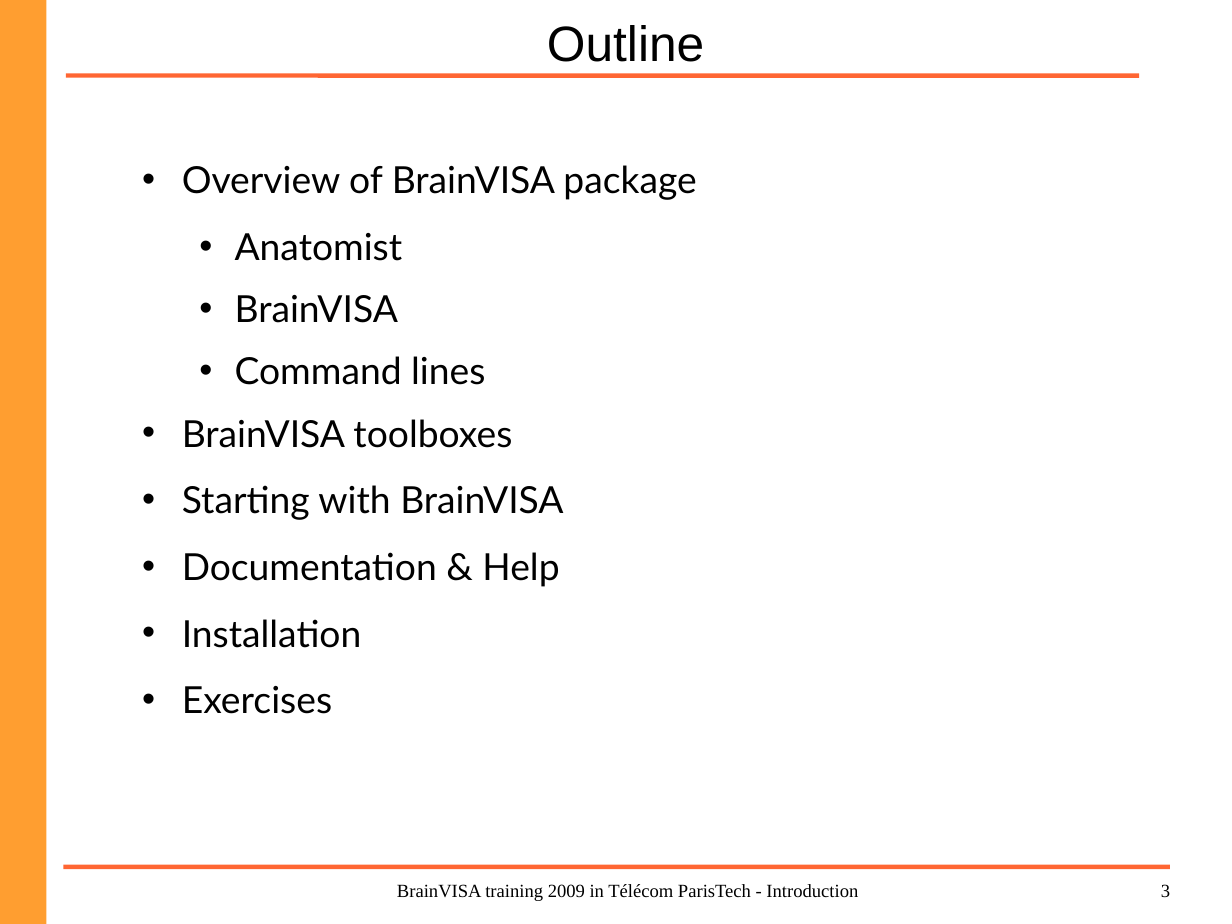
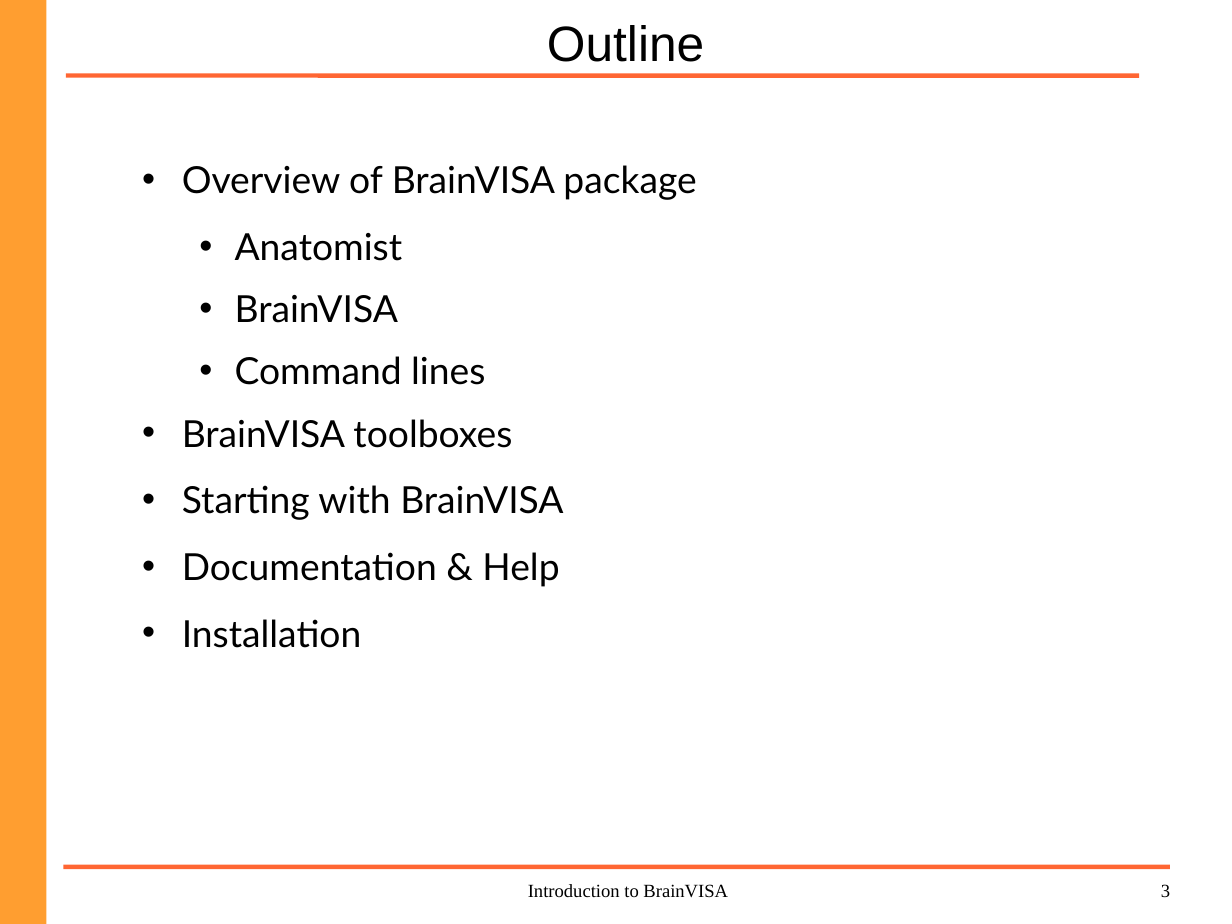
Before and after one commit to brainvisa/axon, a slide deck: slide 3 of doc/intro_bv.odp. Drawn at 1232x924 pixels with LibreOffice and Linux fonts; fonts in the diff are those of the drawing; background and template pictures are left out. Boxes give left, top, right and bottom in pixels: in the first picture for what was removed or moved away, otherwise in the second. Text is boxed around its words. In the diff, an @@ line names an element or a change of style, - is before the commit and + after.

Commit message:
Updated introduction to Brainvisa slides (without naming syneika)

```diff
--- a/doc/intro_bv.odp
+++ b/doc/intro_bv.odp
@@ text at <box>182,686,332,714</box>: paragraph removed @@
-• Exercises
@@ text at <box>528,884,728,898</box>: text changed @@
-BrainVISA training 2009 in Télécom ParisTech - Introduction
+Introduction to BrainVISA
```
Also in this commit, not shown: 20 other slides changed, 1 slide removed, 1 other file.
